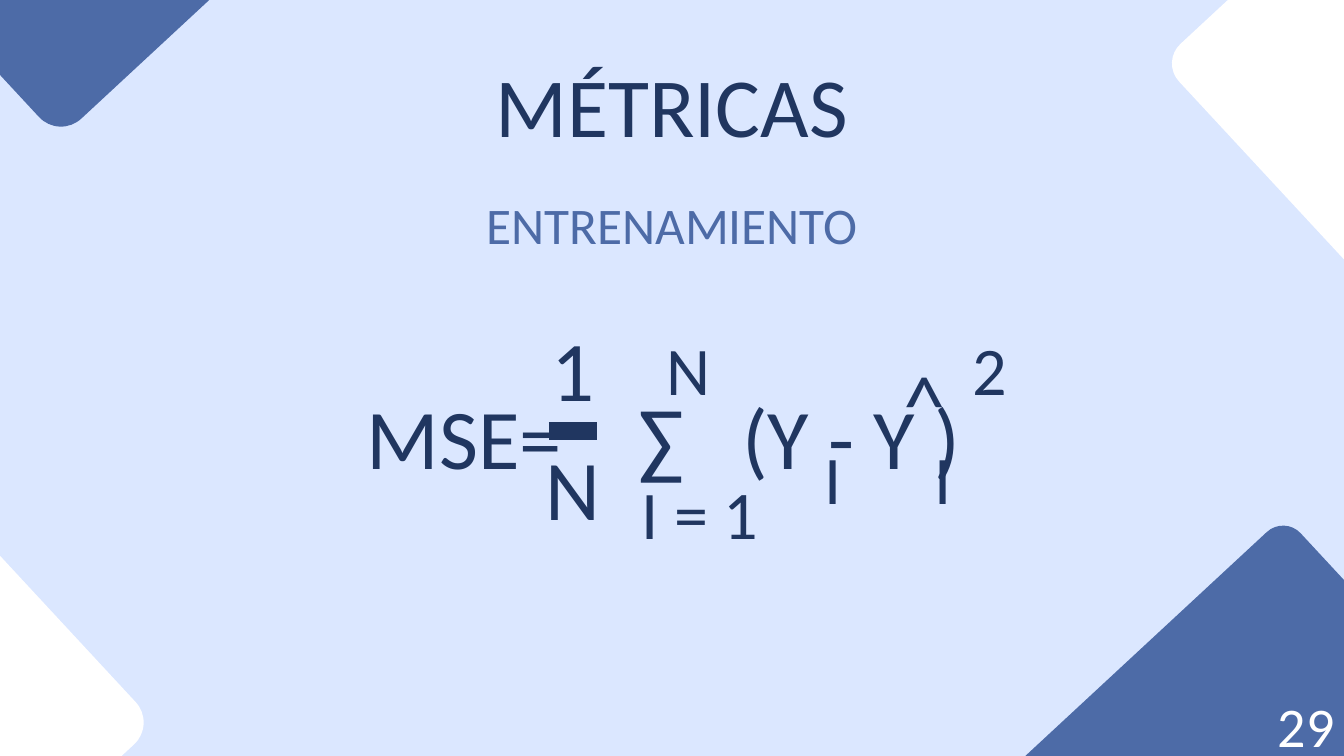
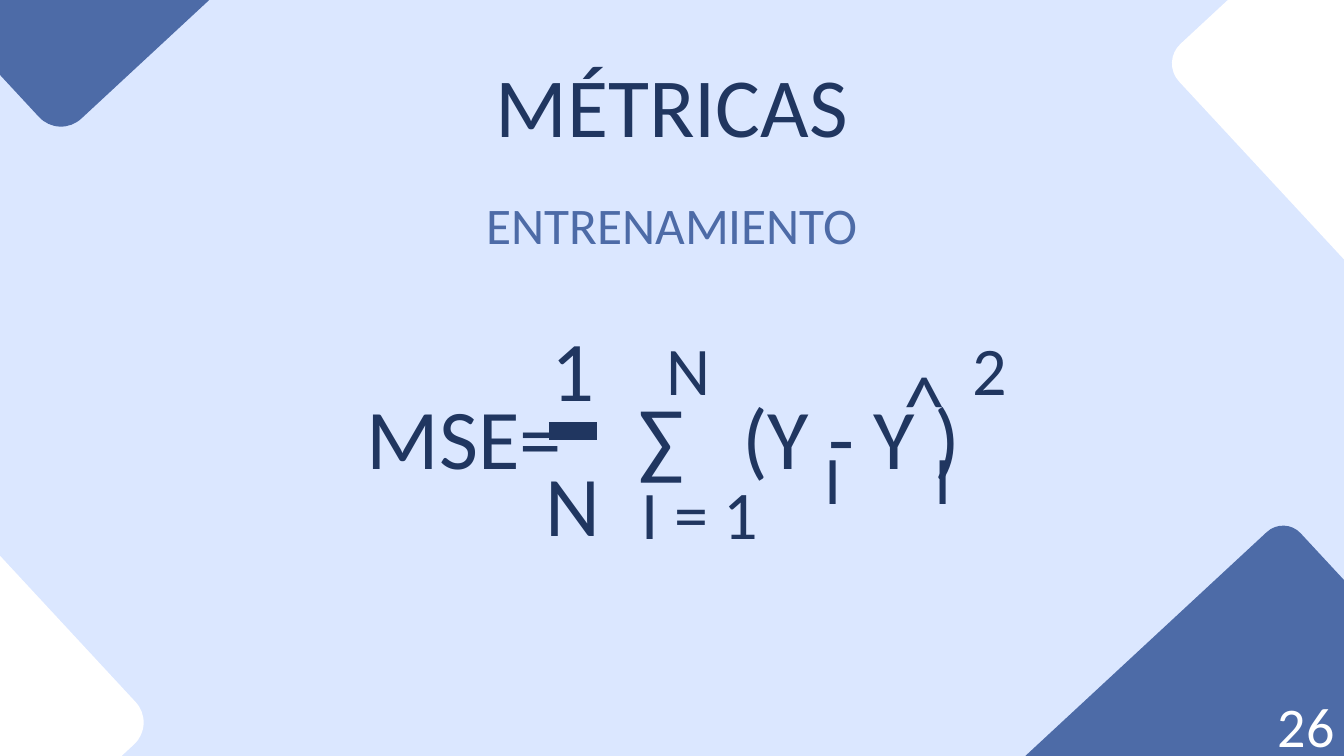
Before and after one commit to danilr16/TFG_Smart_Grids, a slide deck: slide 33 of Smart Grids Control de Redes Eléctricas con IA.pptx (slide 38 before the commit). Drawn at 1344x756 pixels with LibreOffice and Linux fonts; fonts in the diff are those of the drawing. Boxes give left, top, right and bottom in pixels: in the first picture for what was removed or moved away, otherwise in the second. Text is boxed around its words. In the diff, an @@ line names an element or a change of style, - is before the commit and + after.

```diff
--- a/Smart Grids Control de Redes Eléctricas con IA.pptx
+++ b/Smart Grids Control de Redes Eléctricas con IA.pptx
@@ text "N" rewrapped from <box>546,450,601,520</box> to <box>546,481,601,536</box> @@
@@ text at <box>1278,709,1335,748</box>: text changed @@
-29
+26
```
Also in this commit, not shown: 55 other slides changed, 3 slides added, 25 slides removed, 5 other files.
